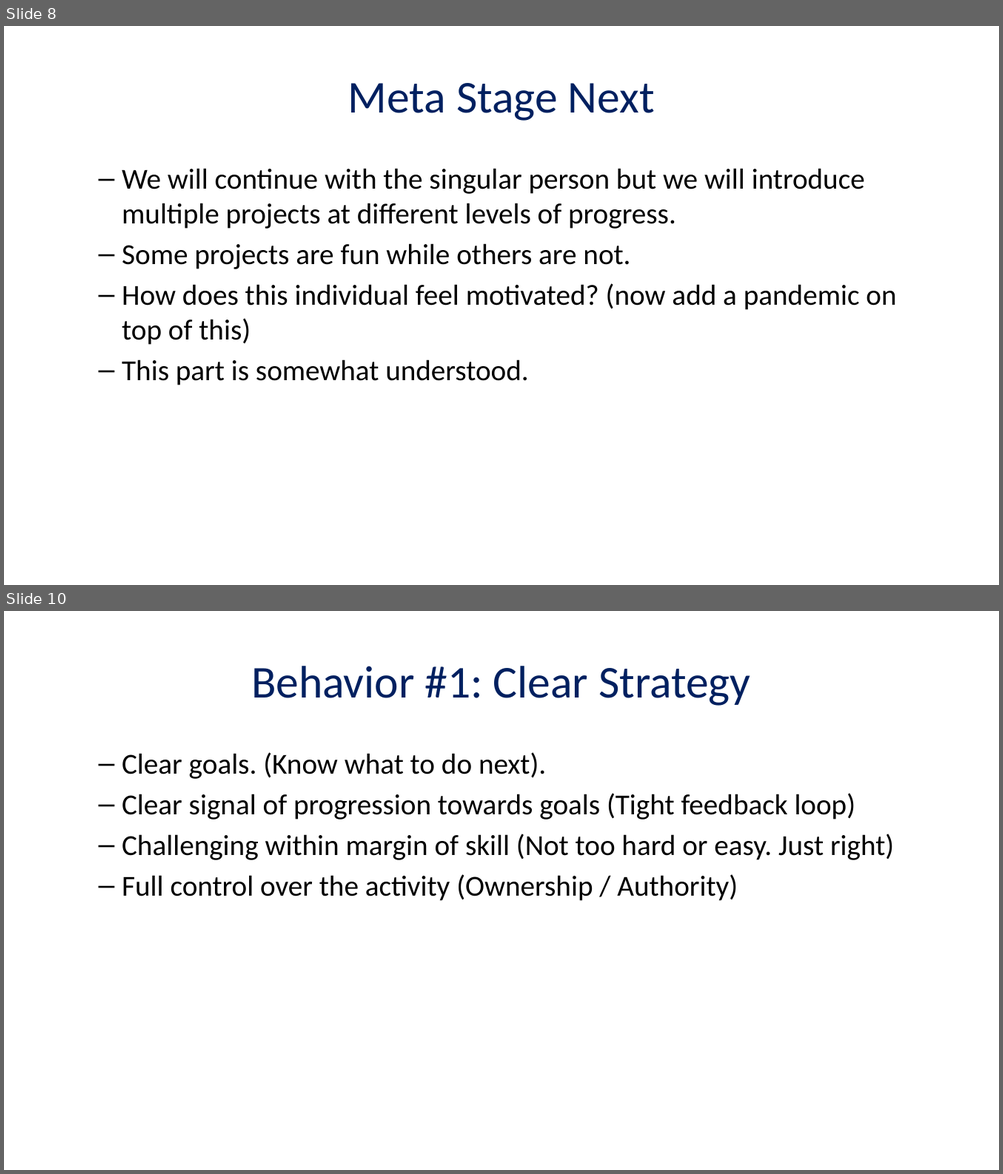
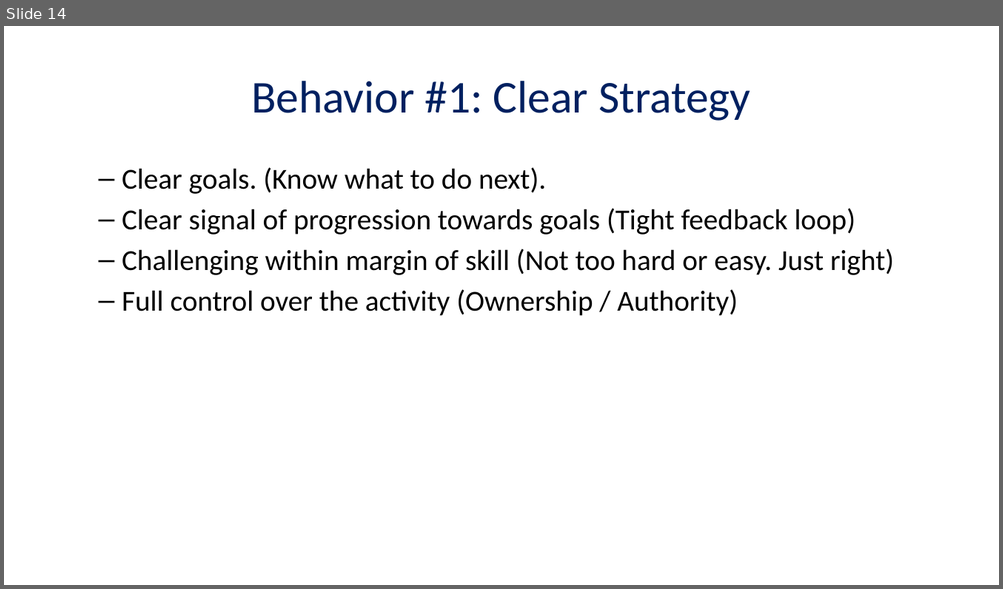
Before and after one commit to masters3d/ingenio, a slide deck: presentation/render/career_behaviors.pptx. Shown one above the other, each under a label of ours: slides 8 and 10 before the commit, slide 14 after it; the slides between them are not shown. The pictures are 1003x1174 and 1003x589 pixels, drawn with LibreOffice and Linux fonts; fonts in the diff are those of the drawing. Boxes give left, top, right and bottom in pixels: in the first picture for what was removed or moved away, otherwise in the second. Text is boxed around its words. In the diff, an @@ line names an element or a change of style, - is before the commit and + after.

```diff
--- a/presentation/render/career_behaviors.pptx
+++ b/presentation/render/career_behaviors.pptx
@@ slide 8 removed at bbox=[4, 26, 999, 585], background #FFFFFF @@
@@ title removed at bbox=[348, 83, 654, 121] @@
-Meta Stage Next
@@ text removed at bbox=[122, 168, 896, 386] @@
-  – We will continue with the singular person but we will introduce multiple projects at different levels of progress.
-  – Some projects are fun while others are not.
-  – How does this individual feel motivated? (now add a pandemic on top of this)
-  – This part is somewhat understood.
@@ what was slide 10 is now slide 14 @@
```
Also in this commit, not shown: 8 slides changed, 16 slides added, 4 other slides removed, 7 other files.
